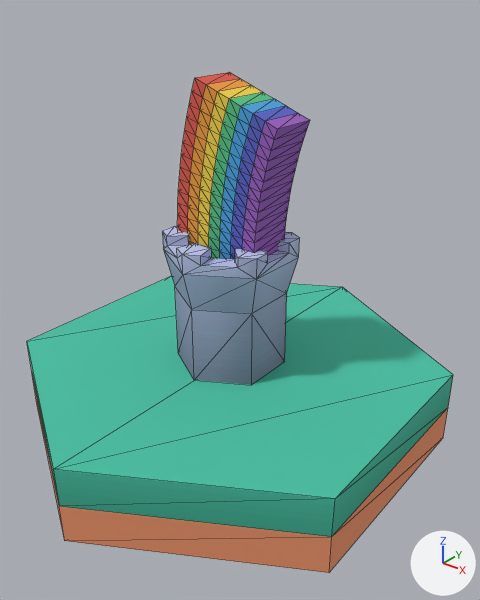
A saved change to the glTF model public/models/grass-wall-tower-rainbow.glb.
Both versions are drawn from a 50 mm lens placed at (0.98, -1.186, 1.115), pointed at (0.053, -0.027, 0.396). The axes (+X, +Y, +Z) are drawn at lower right. The lights are the same throughout. The first picture is the older version. Mesh edges are drawn as thin lines. Vertices at exactly the same position are counted once.

In view in the first picture: 'grass', 'rainbow', 'unit-wall-tower'.
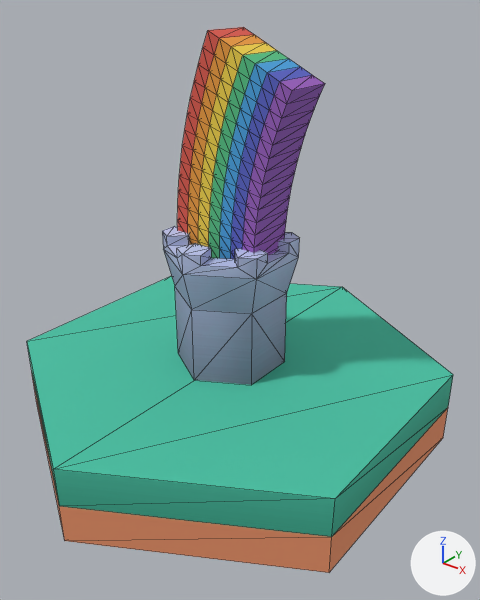
The change, as a list of edits to the scene's bpy script:
```text
Change me_rainbow:
    used by ob_rainbow; location = (0.0, 0.0, 0.0)
    remove me_rainbow.from_pydata(...)  # 240 vertices, 630 faces; spans x -0.12..0.179, y -0.06..0.06, z 0.5..0.917
    add me_rainbow.from_pydata(...)  # 240 vertices, 630 faces; spans x -0.12..0.212, y -0.06..0.06, z 0.5..1.016
    me_rainbow part 1: 224 of 240 vertices moved; they spanned x -0.12..0.179, y -0.06..0.06, z 0.524..0.917 and now span x -0.119..0.212, y -0.06..0.06, z 0.531..1.016; mean shift (0.014, 0.0, 0.049); largest move (-0.046, -0.06, 0.917) -> (-0.006, -0.06, 1.016)
```

Boxes (x1, y1, x2, y2) around the edits, measured in the pictures (480 x 600 px):
'rainbow', reshaped (11% wider, 24% taller): before (177, 72, 310, 259); after (177, 27, 325, 259)
